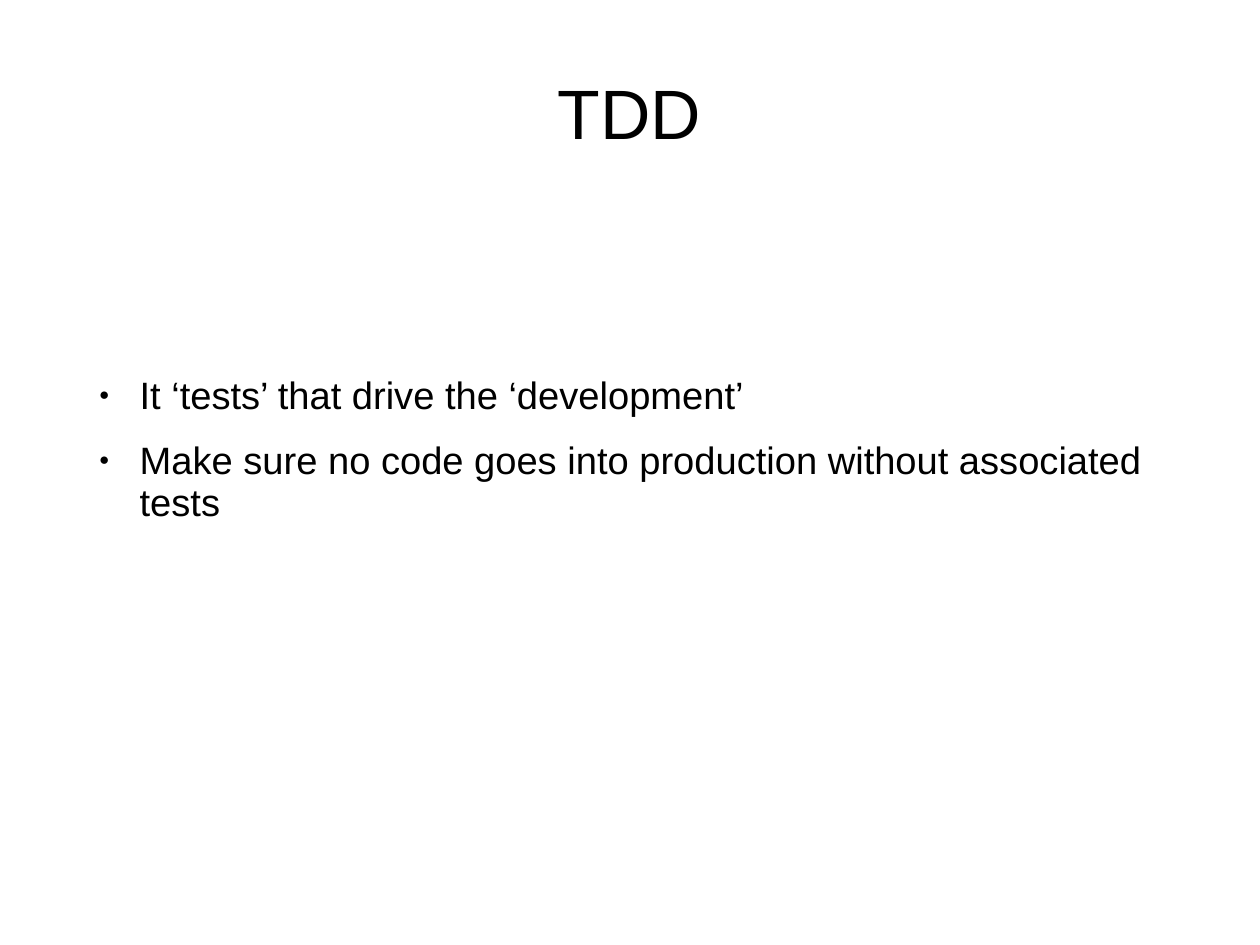
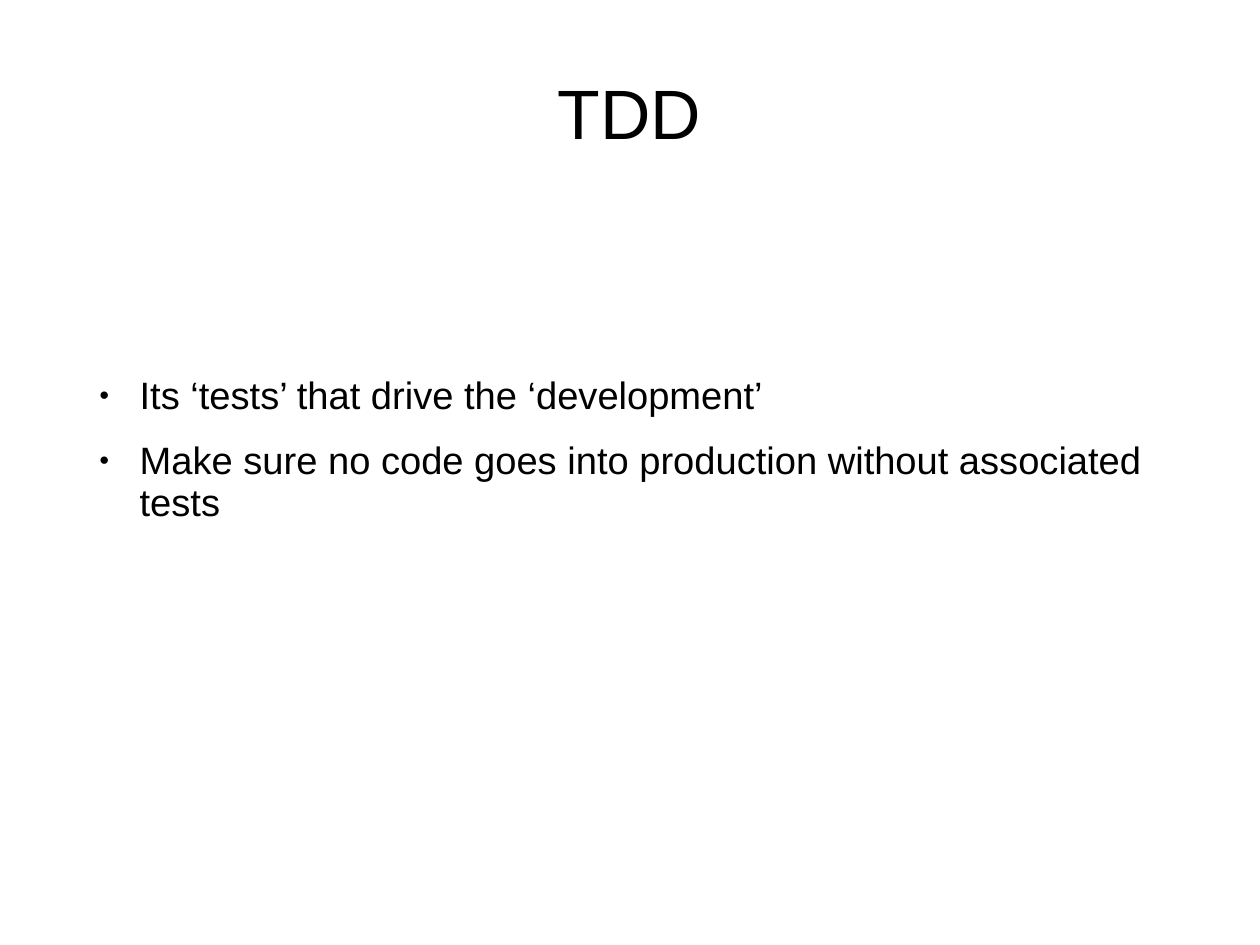
Before and after one commit to rubypool/rails-training-material, a slide deck: slide 3 of ruby-rails-testing_with_Rspec.pptx. Drawn at 1260x945 pixels with LibreOffice and Linux fonts; fonts in the diff are those of the drawing. Boxes give left, top, right and bottom in pixels: in the first picture for what was removed or moved away, otherwise in the second. Text is boxed around its words. In the diff, an @@ line names an element or a change of style, - is before the commit and + after.

```diff
--- a/ruby-rails-testing_with_Rspec.pptx
+++ b/ruby-rails-testing_with_Rspec.pptx
@@ text at box(140, 381, 763, 417): text changed @@
-● It ‘tests’ that drive the ‘development’
+● Its ‘tests’ that drive the ‘development’
```
Also in this commit, not shown: 5 other slides changed.
